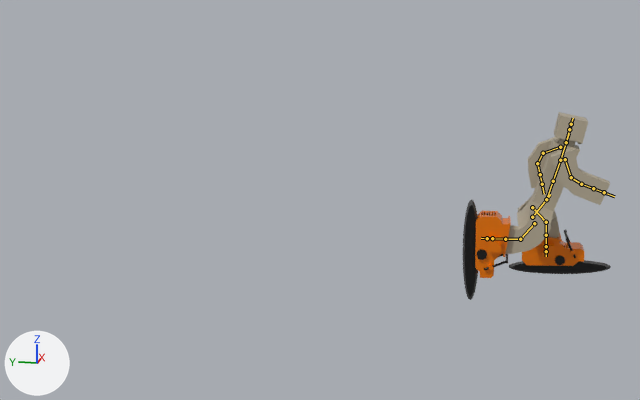
Two versions of the FBX model Assets/PreDevelop/Daiki/Player/Player_prot.fbx, one commit apart.
Camera for both pictures: a camera (50 mm lens) standing at (-69.5, -33.4, 22.4) and looking at (0.0, -19.5, 5.1). The axes (+X, +Y, +Z) are drawn at lower left. The lights are the same throughout. The picture after the commit comes second. Both versions are drawn at frame 31 of the action 'アーマチュア|滑る'; the numbers are the values there. The bones that bend it are drawn over the model as lines.

Names of what the first picture shows: '人間', '右', '左'.
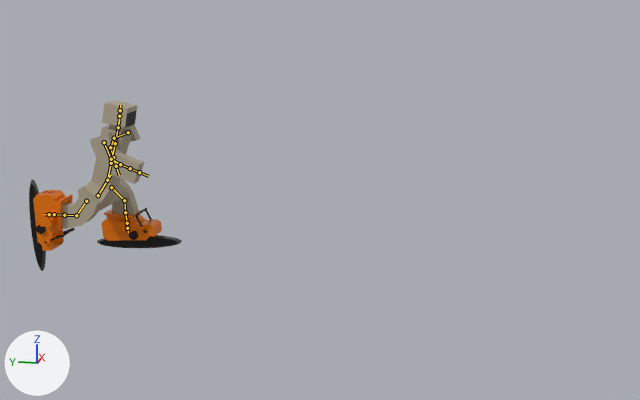
Boxes [x1, y1, x2, y2] around the edits, measured in the pictures (640 x 400 px):
'人間', posed (22% narrower, 9% shorter)
    before: [505, 112, 610, 254]
    after: [62, 100, 144, 229]
'右', posed (9% shorter)
    before: [463, 199, 511, 300]
    after: [29, 179, 75, 271]
'左', posed (17% narrower, 9% shorter)
    before: [509, 230, 611, 274]
    after: [97, 208, 182, 248]
bone '股間', root to tip
    before: (532, 217) to (550, 194)
    after: (98, 195) to (110, 175)

What the commit changed:
Bone '股間' (bone_股間) moves from (-38.9, 0.0, -1.77) to (-2.35, 0.0, -1.77).
